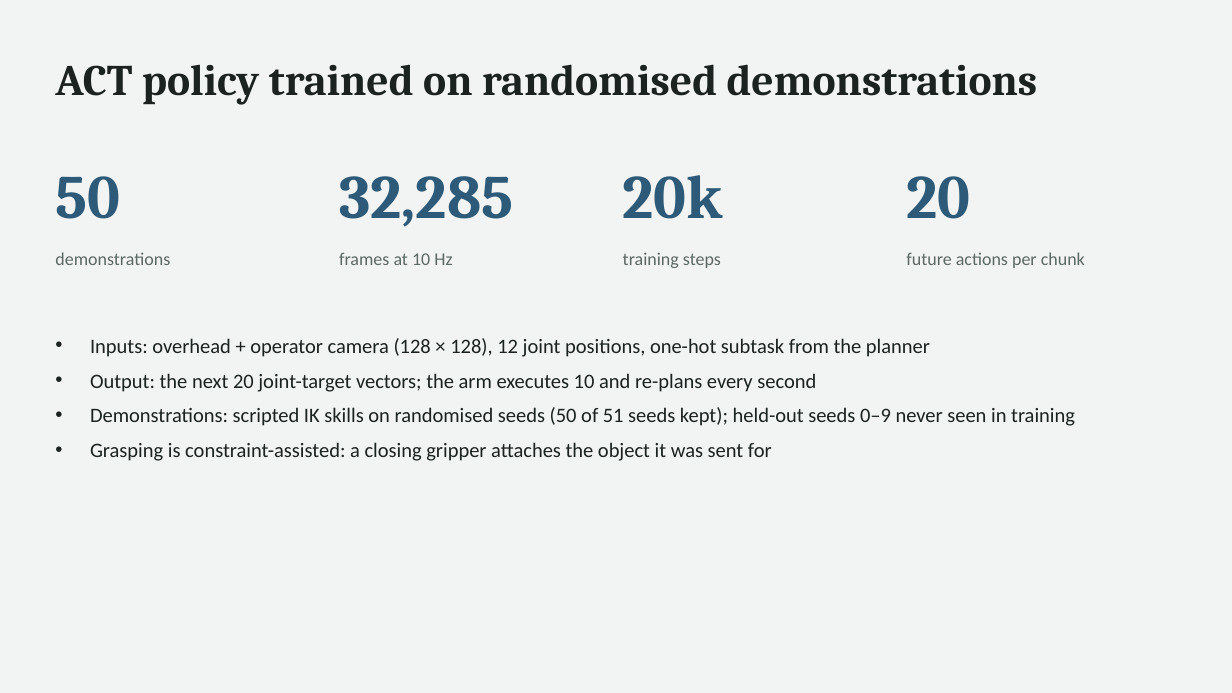
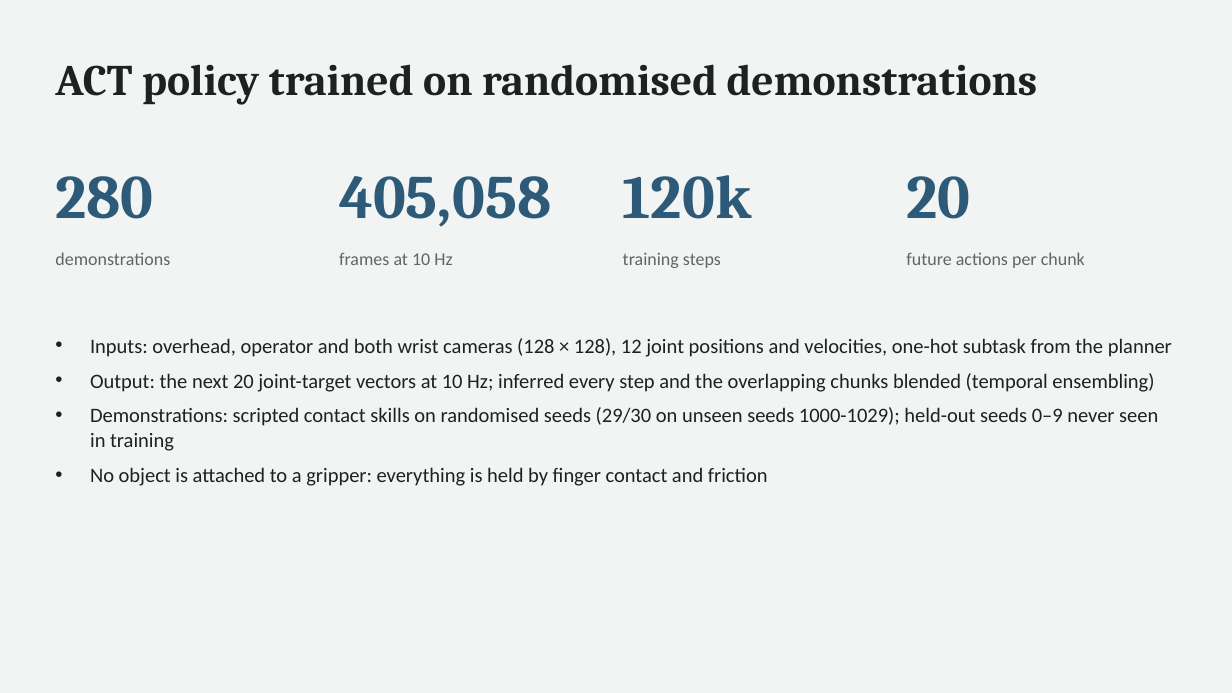
Before and after one commit to suzyeth/table-for-two, a slide deck: slide 5 of docs/slides/table_for_two.pptx. Drawn at 1232x693 pixels with LibreOffice and Linux fonts; fonts in the diff are those of the drawing. Boxes give left, top, right and bottom in pixels: in the first picture for what was removed or moved away, otherwise in the second. Text is boxed around its words. In the diff, an @@ line names an element or a change of style, - is before the commit and + after.

```diff
--- a/docs/slides/table_for_two.pptx
+++ b/docs/slides/table_for_two.pptx
@@ text at (x1=55, y1=176, x2=153, y2=219): text changed @@
-50
+280
@@ text at (x1=339, y1=176, x2=551, y2=227): text changed @@
-32,285
+405,058
@@ text at (x1=623, y1=175, x2=752, y2=219): text changed @@
-20k
+120k
@@ text at (x1=90, y1=338, x2=1172, y2=486): text changed @@
-• Inputs: overhead + operator camera (128 × 128), 12 joint positions, one-hot subtask from the planner
-• Output: the next 20 joint-target vectors; the arm executes 10 and re-plans every second
-• Demonstrations: scripted IK skills on randomised seeds (50 of 51 seeds kept); held-out seeds 0–9 never seen in training
-• Grasping is constraint-assisted: a closing gripper attaches the object it was sent for
+• Inputs: overhead, operator and both wrist cameras (128 × 128), 12 joint positions and velocities, one-hot subtask from the planner
+• Output: the next 20 joint-target vectors at 10 Hz; inferred every step and the overlapping chunks blended (temporal ensembling)
+• Demonstrations: scripted contact skills on randomised seeds (29/30 on unseen seeds 1000-1029); held-out seeds 0–9 never seen in training
+• No object is attached to a gripper: everything is held by finger contact and friction
```
Also in this commit, not shown: 6 other slides changed, 4 other files.
